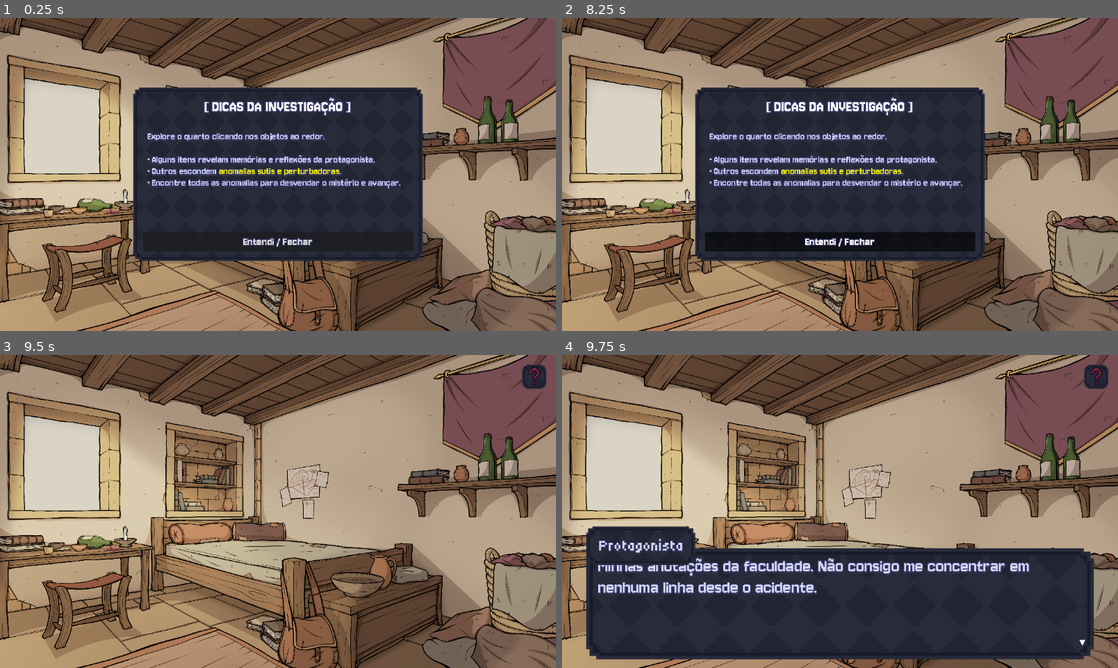
Above: before the commit, frames 1-4 (two rows, left to right).
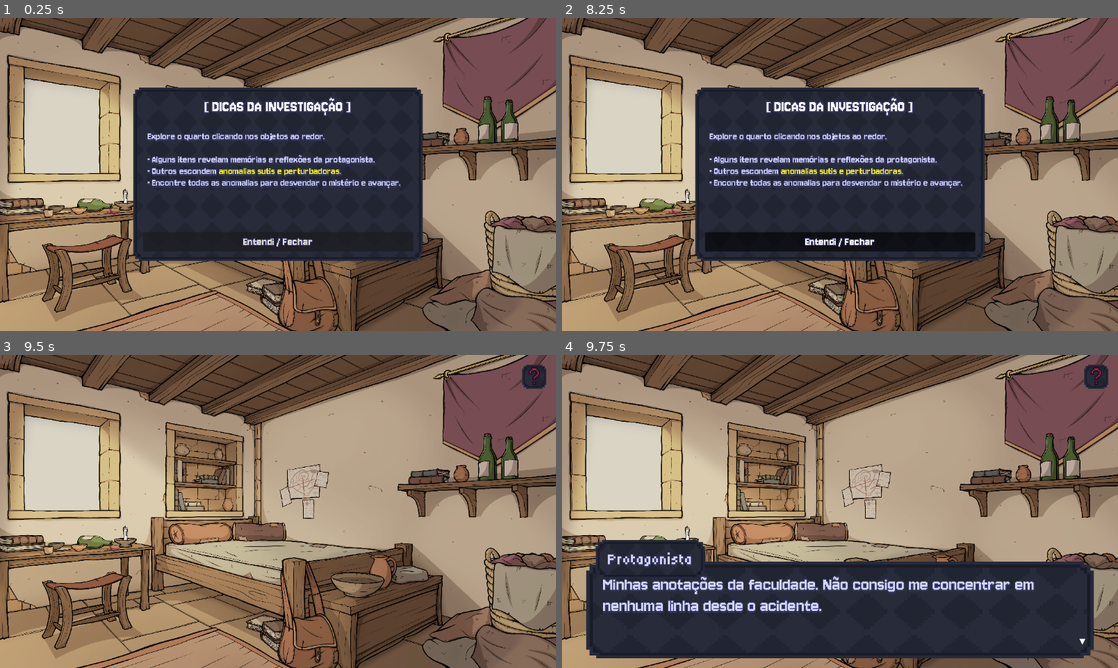
Above: after the commit, the same moments.

Repository: Joseinaciomf/GameJamPlus
Game: Godot game, scene res://Main/Scenes/room.tscn
The game is run twice, just before and just after one commit, with the same random seed, the same clock (stepped at 60 frames per second) and the same inputs. This scene is started directly instead of the project's main scene. The engine's default icon, where the game draws it, is replaced by a stand-in: a white triangle on a blue panel in a dark square.
Inputs (mouse positions are in pixels of both pictures, inside the frame that each line leads up to):
- Up to frame 1 (0.25 s): no input
- Up to frame 2 (8.25 s): click (623, 124) at 0.5 s; click (845, 208) at 1.25 s; click (695, 118) at 2 s; click (1034, 205) at 2.75 s; click (928, 130) at 3.5 s; click (578, 174) at 4.25 s; click (795, 58) at 5 s; click (856, 74) at 5.75 s; click "Entendi / Fechar" at 6.5 s; click (1095, 39) at 7.25 s; tap Enter (ui_accept) at 8 s; move the mouse to (812, 237) at 8.02 s; hold D (move_right) from 8.03 s (still down); hold Shift (sprint) from 8.03 s (still down); click (812, 237) at 8.17 s
- Up to frame 3 (9.5 s): tap Space (jump) at 8.27 s; release D (move_right) at 8.75 s; release Shift (sprint) at 8.75 s; tap Enter (ui_accept) at 8.75 s; drag from (444, 558) to (250, 574) at 8.77 s
- Up to frame 4 (9.75 s): tap Enter (ui_accept) at 9.5 s; move the mouse to (673, 464) at 9.52 s; hold A (move_left) from 9.53 s (still down); tap 2 at 9.6 s; click (673, 464) at 9.67 s

Frames 1-3 are identical in both runs. In frame 4, 10% of the frame differs, in the area x 4-96%, y 54-98%.

Commit message:
Atualização no portrait da caixa de diálogo

Diff:
--- a/Assets/Dialogues/dialogue_box.tscn
+++ b/Assets/Dialogues/dialogue_box.tscn
@@ -16,6 +16,16 @@
 [node name="DialogueBox" type="CanvasLayer" unique_id=505788276]
 script = ExtResource("1_lihx8")
 
+[node name="Portrait" type="TextureRect" parent="." unique_id=685990183]
+anchors_preset = 15
+anchor_right = 1.0
+anchor_bottom = 1.0
+grow_horizontal = 2
+grow_vertical = 2
+texture = ExtResource("3_803ia")
+expand_mode = 1
+stretch_mode = 5
+
 [node name="DialogueControl" type="Control" parent="." unique_id=1786282271]
 layout_mode = 3
 anchors_preset = 12
@@ -23,48 +33,11 @@
 anchor_right = 1.0
 anchor_bottom = 1.0
 offset_left = 50.0
-offset_top = -248.0
+offset_top = -220.0
 offset_right = -50.0
-offset_bottom = -18.0
+offset_bottom = -20.0
 grow_horizontal = 2
 grow_vertical = 0
-
-[node name="NameBox" type="PanelContainer" parent="DialogueControl" unique_id=1534485365]
-z_index = 1
-layout_mode = 0
-offset_top = -45.035
-offset_right = 226.0
-offset_bottom = 34.965
-theme_override_styles/panel = SubResource("StyleBoxTexture_jgmw8")
-
-[node name="MarginContainer" type="MarginContainer" parent="DialogueControl/NameBox" unique_id=1379563255]
-layout_mode = 2
-theme_override_constants/margin_left = 10
-theme_override_constants/margin_top = 5
-theme_override_constants/margin_right = 10
-theme_override_constants/margin_bottom = 5
-
-[node name="NameLabel" type="RichTextLabel" parent="DialogueControl/NameBox/MarginContainer" unique_id=643033870]
-layout_mode = 2
-offset_transform_enabled = true
-offset_transform_position = Vector2(2, 0)
-theme_override_colors/default_color = Color(0.8195427, 0.83592176, 0.9864126, 1)
-theme_override_colors/font_outline_color = Color(0.21684882, 0.21396053, 0.38816646, 1)
-theme_override_colors/font_shadow_color = Color(0.18417618, 0.1961416, 0.29654467, 1)
-theme_override_constants/line_separation = 0
-theme_override_constants/paragraph_separation = 0
-theme_override_constants/shadow_outline_size = 5
-theme_override_constants/shadow_offset_y = 3
-theme_override_constants/outline_size = 5
-theme_override_constants/text_highlight_h_padding = 10
-theme_override_fonts/normal_font = ExtResource("3_jgmw8")
-theme_override_font_sizes/normal_font_size = 32
-bbcode_enabled = true
-text = "PERSONAGEM"
-fit_content = true
-scroll_active = false
-horizontal_alignment = 1
-vertical_alignment = 1
 
 [node name="MainBox" type="PanelContainer" parent="DialogueControl" unique_id=1167144469]
 layout_mode = 1
@@ -77,22 +50,14 @@
 
 [node name="MarginContainer" type="MarginContainer" parent="DialogueControl/MainBox" unique_id=558272189]
 layout_mode = 2
-theme_override_constants/margin_left = 25
-theme_override_constants/margin_top = 15
+theme_override_constants/margin_left = 35
+theme_override_constants/margin_top = 25
 theme_override_constants/margin_right = 35
 theme_override_constants/margin_bottom = 15
 
 [node name="HBoxContainer" type="HBoxContainer" parent="DialogueControl/MainBox/MarginContainer" unique_id=1220312800]
 layout_mode = 2
 theme_override_constants/separation = 35
-
-[node name="Portrait" type="TextureRect" parent="DialogueControl/MainBox/MarginContainer/HBoxContainer" unique_id=685990183]
-custom_minimum_size = Vector2(200, 130)
-layout_mode = 2
-size_flags_vertical = 4
-texture = ExtResource("3_803ia")
-expand_mode = 1
-stretch_mode = 5
 
 [node name="TextLabel" type="RichTextLabel" parent="DialogueControl/MainBox/MarginContainer/HBoxContainer" unique_id=2072017308]
 layout_mode = 2
@@ -120,3 +85,36 @@
 offset_transform_position = Vector2(18.055, -10.12)
 text = "▼"
 vertical_alignment = 1
+
+[node name="NameBox" type="PanelContainer" parent="DialogueControl" unique_id=1534485365]
+z_index = 2
+layout_mode = 0
+offset_left = 20.0
+offset_top = -45.0
+offset_right = 246.0
+offset_bottom = 35.0
+theme_override_styles/panel = SubResource("StyleBoxTexture_jgmw8")
+
+[node name="MarginContainer" type="MarginContainer" parent="DialogueControl/NameBox" unique_id=1379563255]
+layout_mode = 2
+theme_override_constants/margin_left = 10
+theme_override_constants/margin_top = 5
+theme_override_constants/margin_right = 10
+theme_override_constants/margin_bottom = 5
+
+[node name="NameLabel" type="RichTextLabel" parent="DialogueControl/NameBox/MarginContainer" unique_id=643033870]
+layout_mode = 2
+theme_override_colors/default_color = Color(0.8195427, 0.83592176, 0.9864126, 1)
+theme_override_colors/font_outline_color = Color(0.21684882, 0.21396053, 0.38816646, 1)
+theme_override_colors/font_shadow_color = Color(0.18417618, 0.1961416, 0.29654467, 1)
+theme_override_constants/shadow_outline_size = 5
+theme_override_constants/shadow_offset_y = 3
+theme_override_constants/outline_size = 5
+theme_override_fonts/normal_font = ExtResource("3_jgmw8")
+theme_override_font_sizes/normal_font_size = 32
+bbcode_enabled = true
+text = "PERSONAGEM"
+fit_content = true
+scroll_active = false
+horizontal_alignment = 1
+vertical_alignment = 1
--- a/Assets/Dialogues/dialogues.json
+++ b/Assets/Dialogues/dialogues.json
@@ -21,55 +21,55 @@
   },
   {
 	"id": "OBJ_ESPELHO_01",
-	"portrait": "res://Assets/Portraits/protagonist_neutral.png"
+	"portrait": ""
   },
   {
 	"id": "OBJ_CAMA_01",
-	"portrait": "res://Assets/Portraits/protagonist_neutral.png"
+	"portrait": ""
   },
   {
 	"id": "OBJ_ESCRIVANINHA_01",
-	"portrait": "res://Assets/Portraits/protagonist_neutral.png"
+	"portrait": ""
   },
   {
 	"id": "OBJ_GUARDAROUPA_01",
-	"portrait": "res://Assets/Portraits/protagonist_neutral.png"
+	"portrait": ""
   },
   {
 	"id": "OBJ_PORTA_01",
-	"portrait": "res://Assets/Portraits/protagonist_neutral.png"
+	"portrait": ""
   },
   {
 	"id": "ANOMALIA_JANELA_01",
-	"portrait": "res://Assets/Portraits/protagonist_scared.png"
+	"portrait": ""
   },
   {
 	"id": "ANOMALIA_RELOGIO_01",
-	"portrait": "res://Assets/Portraits/protagonist_scared.png"
+	"portrait": ""
   },
   {
 	"id": "ANOMALIA_QUADRO_01",
-	"portrait": "res://Assets/Portraits/protagonist_scared.png"
+	"portrait": ""
   },
   {
 	"id": "LUTO_BOSS_01",
-	"portrait": "res://Assets/Portraits/grief_monster.png"
+	"portrait": "res://Assets/Portraits/Sombra.png"
   },
   {
 	"id": "LUTO_BOSS_02",
-	"portrait": "res://Assets/Portraits/protagonist_scared.png"
+	"portrait": "res://Assets/Portraits/Sombra.png"
   },
   {
 	"id": "LUTO_BOSS_03",
-	"portrait": "res://Assets/Portraits/grief_monster.png"
+	"portrait": "res://Assets/Portraits/Sombra.png"
   },
   {
 	"id": "LUTO_BOSS_04",
-	"portrait": "res://Assets/Portraits/protagonist_scared.png"
+	"portrait": "res://Assets/Portraits/Sombra.png"
   },
   {
 	"id": "LUTO_BOSS_05",
-	"portrait": "res://Assets/Portraits/grief_monster.png"
+	"portrait": "res://Assets/Portraits/Sombra.png"
   },
   {
 	"id": "TRANS_N2_01",
@@ -85,35 +85,35 @@
   },
   {
 	"id": "OBJ_ESPELHO_N2_01",
-	"portrait": "res://Assets/Portraits/protagonist_scared.png"
+	"portrait": ""
   },
   {
 	"id": "OBJ_CAMA_N2_01",
-	"portrait": "res://Assets/Portraits/protagonist_scared.png"
+	"portrait": ""
   },
   {
 	"id": "OBJ_ESCRIVANINHA_N2_01",
-	"portrait": "res://Assets/Portraits/protagonist_scared.png"
+	"portrait": ""
   },
   {
 	"id": "OBJ_GUARDAROUPA_N2_01",
-	"portrait": "res://Assets/Portraits/protagonist_scared.png"
+	"portrait": ""
   },
   {
 	"id": "OBJ_PORTA_N2_01",
-	"portrait": "res://Assets/Portraits/protagonist_scared.png"
+	"portrait": ""
   },
   {
 	"id": "ANOMALIA_PORTA_ARMARIO_01",
-	"portrait": "res://Assets/Portraits/protagonist_scared.png"
+	"portrait": ""
   },
   {
 	"id": "ANOMALIA_PEGADAS_01",
-	"portrait": "res://Assets/Portraits/protagonist_scared.png"
+	"portrait": ""
   },
   {
 	"id": "ANOMALIA_TELA_COMPUTADOR_01",
-	"portrait": "res://Assets/Portraits/protagonist_scared.png"
+	"portrait": ""
   },
   {
 	"id": "LUTO_BOSS2_01",
@@ -121,7 +121,7 @@
   },
   {
 	"id": "LUTO_BOSS2_02",
-	"portrait": "res://Assets/Portraits/protagonist_scared.png"
+	"portrait": "res://Assets/Portraits/grief_monster.png"
   },
   {
 	"id": "LUTO_BOSS2_03",
@@ -129,7 +129,7 @@
   },
   {
 	"id": "LUTO_BOSS2_04",
-	"portrait": "res://Assets/Portraits/protagonist_scared.png"
+	"portrait": "res://Assets/Portraits/grief_monster.png"
   },
   {
 	"id": "LUTO_BOSS2_05",
--- a/Main/Scripts/dialogue_box.gd
+++ b/Main/Scripts/dialogue_box.gd
@@ -3,12 +3,12 @@
 # --- REFERÊNCIAS DOS NÓS ---
 @onready var name_label: RichTextLabel = $DialogueControl/NameBox/MarginContainer/NameLabel
 @onready var text_label: RichTextLabel = $DialogueControl/MainBox/MarginContainer/HBoxContainer/TextLabel
-@onready var portrait: TextureRect = $DialogueControl/MainBox/MarginContainer/HBoxContainer/Portrait
+@onready var portrait: TextureRect = $Portrait
 @onready var dialogue_control: Control = $DialogueControl
 @onready var next_indicator: Label = $DialogueControl/MainBox/NextIndicator
 
 # --- VARIÁVEIS DE CONFIGURAÇÃO ---
-@export var text_speed: float = 0.03 # Velocidade da digitação do texto (em segundos por caractere)
+@export var text_speed: float = 0.03 # Velocidade da digitação
 
 var current_sequence: Array = []
 var text_database: Dictionary = {}
@@ -18,8 +18,9 @@
 var indicator_tween: Tween
 
 func _ready() -> void:
-	# Oculta a caixa de diálogo e o indicador por padrão
+	# Oculta por padrão
 	dialogue_control.visible = false
+	portrait.visible = false
 	if next_indicator:
 		next_indicator.visible = false
 
@@ -27,22 +28,18 @@
 	if not dialogue_control.visible:
 		return
 
-	# Verifica se foi um clique do mouse ou a tecla Espaço/ui_accept
 	var is_click: bool = event is InputEventMouseButton and event.button_index == MOUSE_BUTTON_LEFT and event.pressed
 	var is_space: bool = event.is_action_pressed("ui_accept") or event.is_action_pressed("ui_select")
 
 	if is_click or is_space:
-		# Consome o evento para evitar que acione outros botões do fundo no mesmo frame
 		get_viewport().set_input_as_handled()
 
 		if is_typing:
-			# Se ainda está digitando, completa o texto instantaneamente
 			finish_typing_instantly()
 		else:
-			# Se já terminou de digitar, passa para a próxima fala ou fecha a caixa
 			advance_dialogue()
 
-## Inicializa um diálogo filtrando os IDs do JSON pelo prefixo informado
+## Inicializa um diálogo filtrando os IDs pelo prefixo
 func start_dialogue_filtered(prefix: String, csv_path: String) -> void:
 	text_database = load_csv_data(csv_path)
 	var full_sequence = load_json_data("res://Assets/Dialogues/dialogues.json")
@@ -60,7 +57,7 @@
 	else:
 		printerr("Nenhum diálogo encontrado com o prefixo: ", prefix)
 
-## Leitor nativo do arquivo CSV
+## Leitor do CSV
 func load_csv_data(file_path: String) -> Dictionary:
 	var db: Dictionary = {}
 	if not FileAccess.file_exists(file_path):
@@ -77,29 +74,21 @@
 			continue
 
 		if line.size() >= 3:
-			var id = line[0].strip_edges()
-			var name = line[1].strip_edges()
-			var text = line[2].strip_edges()
-			db[id] = {"name": name, "text": text}
+			db[line[0].strip_edges()] = {"name": line[1].strip_edges(), "text": line[2].strip_edges()}
 
 	return db
 
-## Leitor nativo do arquivo JSON
+## Leitor do JSON
 func load_json_data(file_path: String) -> Array:
 	if not FileAccess.file_exists(file_path):
 		printerr("Arquivo JSON não encontrado: ", file_path)
 		return []
 
 	var file = FileAccess.open(file_path, FileAccess.READ)
-	var json_string = file.get_as_text()
 	var json = JSON.new()
-	var error = json.parse(json_string)
-
-	if error == OK:
+	if json.parse(file.get_as_text()) == OK:
 		return json.data
-	else:
-		printerr("Erro ao ler JSON: ", json.get_error_message())
-		return []
+	return []
 
 ## Exibe a fala atual na tela
 func display_current_line() -> void:
@@ -110,24 +99,20 @@
 	var portrait_path = entry.get("portrait", "")
 
 	if not text_database.has(id):
-		printerr("ID não encontrado no CSV: ", id)
 		advance_dialogue()
 		return
 
-	var name_text = text_database[id]["name"]
+	name_label.text = text_database[id]["name"]
 	var line_text = text_database[id]["text"]
 
-	# Atualiza o Nome
-	name_label.text = name_text
-
-	# Atualiza o Portrait
+	# Atualiza o Portrait (Sprite centralizado de corpo inteiro por trás da caixa de texto)
 	if portrait_path != "" and ResourceLoader.exists(portrait_path):
 		portrait.texture = load(portrait_path)
 		portrait.visible = true
 	else:
 		portrait.visible = false
 
-	# Animação do Texto estilo "Máquina de Escrever"
+	# Animação de digitação
 	text_label.text = line_text
 	text_label.visible_characters = 0
 	is_typing = true
@@ -140,28 +125,25 @@
 	tween.tween_property(text_label, "visible_characters", line_text.length(), total_time)
 	tween.finished.connect(_on_typing_finished)
 
-## Chamado quando a animação de digitação termina
 func _on_typing_finished() -> void:
 	is_typing = false
 	start_indicator_animation()
 
-## Completa a linha atual sem esperar a animação
 func finish_typing_instantly() -> void:
 	if tween:
 		tween.kill()
 	text_label.visible_characters = text_label.text.length()
 	_on_typing_finished()
 
-## Avança para a próxima fala ou fecha a caixa caso não haja mais diálogos
 func advance_dialogue() -> void:
 	current_index += 1
 	if current_index < current_sequence.size():
 		display_current_line()
 	else:
 		stop_indicator_animation()
-		dialogue_control.visible = false # Fim da sequência: fecha a caixa de diálogo
+		dialogue_control.visible = false
+		portrait.visible = false # Fecha o sprite da sombra ao encerrar a conversa
 
-## Inicia a animação de flutuação da setinha no canto inferior direito
 func start_indicator_animation() -> void:
 	if not next_indicator:
 		return
@@ -171,11 +153,9 @@
 		indicator_tween.kill()
 
 	indicator_tween = create_tween().set_loops()
-	# Faz a setinha flutuar levemente 5 pixels para baixo e voltar
 	indicator_tween.tween_property(next_indicator, "position:y", 5.0, 0.4).as_relative().set_trans(Tween.TRANS_SINE)
 	indicator_tween.tween_property(next_indicator, "position:y", -5.0, 0.4).as_relative().set_trans(Tween.TRANS_SINE)
 
-## Para e esconde a setinha enquanto o texto está sendo escrito
 func stop_indicator_animation() -> void:
 	if indicator_tween:
 		indicator_tween.kill()
Renamed: Assets/Sombra.png -> Assets/Portraits/Sombra.png
Not shown, changed: Assets/Portraits/Sombra.png.import
